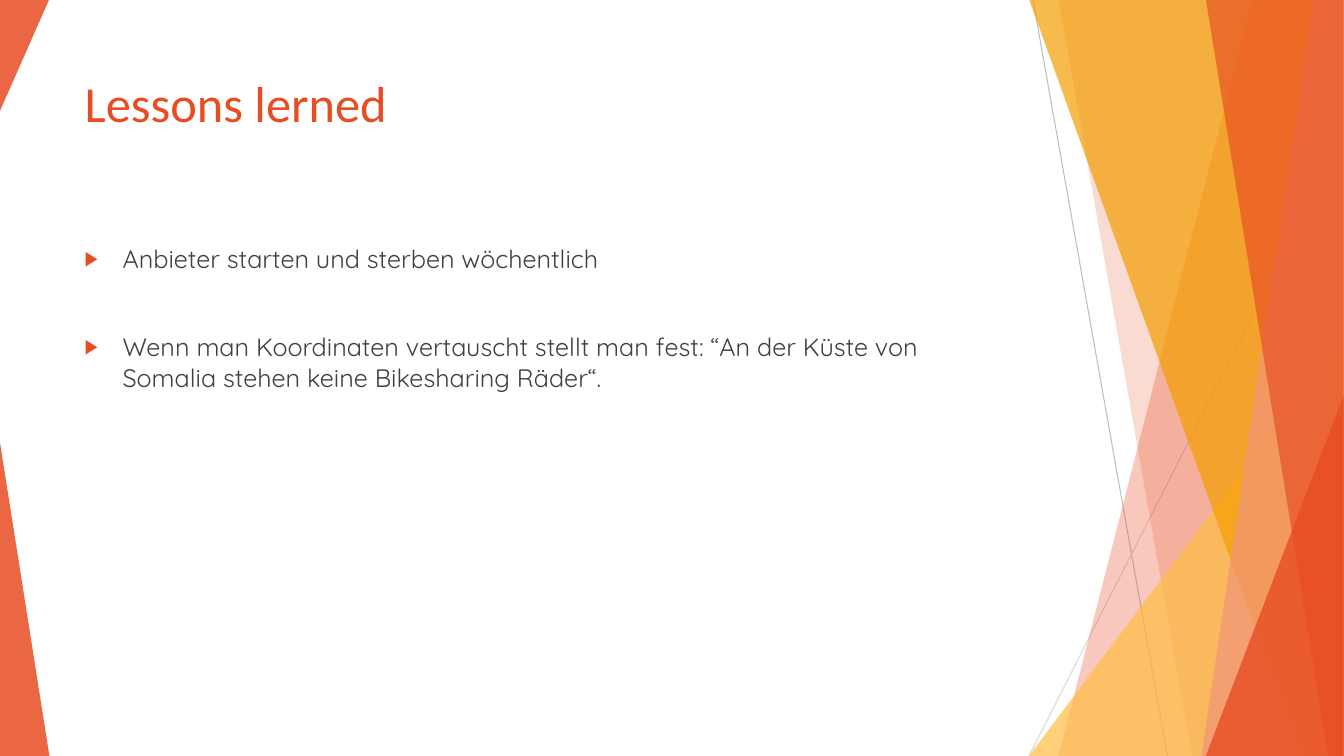
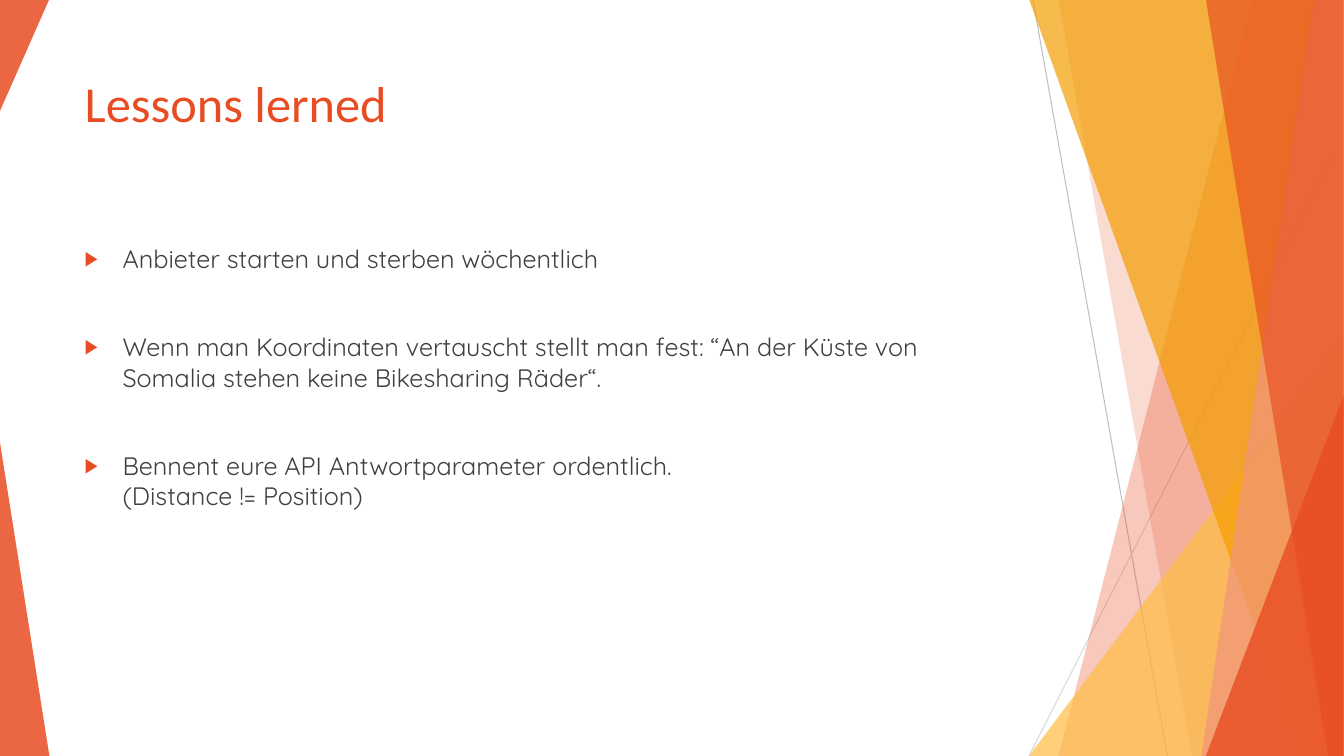
Before and after one commit to Jugendhackt/VUBA, a slide deck: slide 5 of VUBA.pptx. Drawn at 1344x756 pixels with LibreOffice and Linux fonts; fonts in the diff are those of the drawing. Boxes give left, top, right and bottom in pixels: in the first picture for what was removed or moved away, otherwise in the second. Text is boxed around its words. In the diff, an @@ line names an element or a change of style, - is before the commit and + after.

Commit message:
Add a new lesson learned

```diff
--- a/VUBA.pptx
+++ b/VUBA.pptx
@@ text at bbox=[123, 456, 671, 510]: paragraph added @@
+▶ Bennent eure API Antwortparameter ordentlich.
+  (Distance != Position)
```
